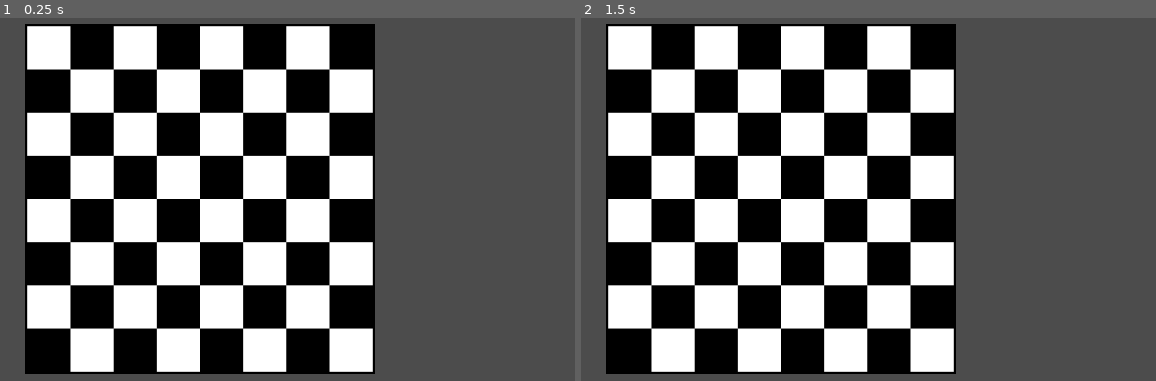
Above: before the commit, frames 1-2 (left to right).
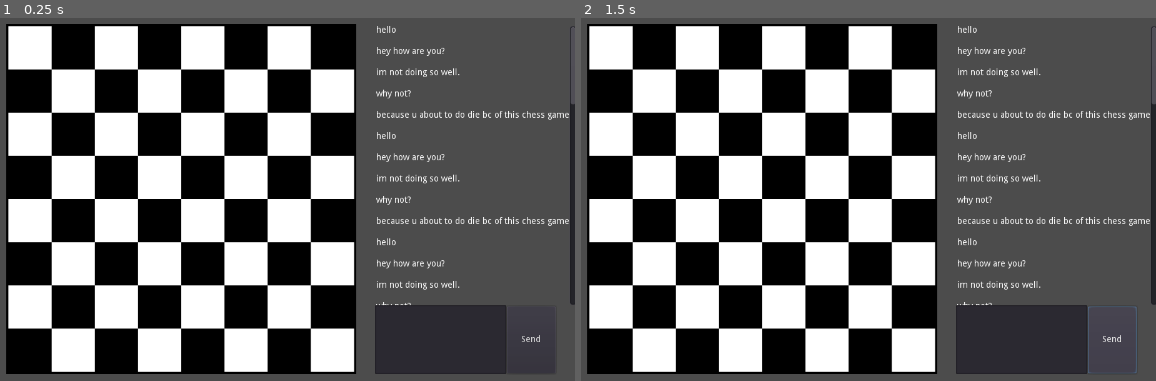
Above: after the commit, the same moments.

Repository: warez80/MultiplayerChess
Game: Godot game, scene res://Game_screen.tscn
The game is run twice, just before and just after one commit, with the same random seed, the same clock (stepped at 60 frames per second) and the same inputs.
Inputs (mouse positions are in pixels of both pictures, inside the frame that each line leads up to):
- Up to frame 1 (0.25 s): no input
- Up to frame 2 (1.5 s): click (1110, 341) at 0.5 s, where only the run after the commit has a clickable "Send"; click (1110, 341) at 1.25 s, where only the run after the commit has a clickable "Send"

The runs differ from the first frame. In frame 1, 36% of the frame differs, in the area x 1-100%, y 1-99%; in frame 2, 36%.

Commit message:
Add textbox with sample text, scroll container, and button to send message.

Diff:
--- /dev/null
+++ b/Game_Screen/Button.gd
@@ -0,0 +1,21 @@
+extends Button
+
+# class member variables go here, for example:
+# var a = 2
+# var b = "textvar"
+export(NodePath) var path
+
+signal send
+func _ready():
+	print("button ready")
+	pass
+
+# when the button is pressed, it'll send
+# a signal to all other nodes.
+func _pressed():
+	emit_signal("send")
+	print("send")
+
+
+func _process(delta):
+	pass
--- a/Game_Screen/Game_screen.tscn
+++ b/Game_Screen/Game_screen.tscn
@@ -1,7 +1,9 @@
-[gd_scene load_steps=3 format=2]
+[gd_scene load_steps=5 format=2]
 
 [ext_resource path="res://chess_board.png" type="Texture" id=1]
 [ext_resource path="res://Messages.gd" type="Script" id=2]
+[ext_resource path="res://TextEdit.gd" type="Script" id=3]
+[ext_resource path="res://Button.gd" type="Script" id=4]
 
 [node name="Screen" type="Container" index="0"]
 
@@ -20,7 +22,7 @@
 
 [node name="Chess_Board" type="Sprite" parent="." index="0"]
 
-position = Vector2( 679.993, 400.028 )
+position = Vector2( 649.993, 400.028 )
 scale = Vector2( 0.546875, 0.546875 )
 z_index = 98
 texture = ExtResource( 1 )
@@ -47,20 +49,19 @@
 anchor_top = 0.0
 anchor_right = 0.0
 anchor_bottom = 0.0
-margin_left = 1.0
-margin_top = -2.0
-margin_right = 211.0
-margin_bottom = 556.0
+margin_left = -107.0
+margin_right = 181.0
+margin_bottom = 447.0
 rect_pivot_offset = Vector2( 0, 0 )
 rect_clip_content = true
 mouse_filter = 0
 mouse_default_cursor_shape = 0
 size_flags_horizontal = 1
 size_flags_vertical = 1
-scroll_horizontal_enabled = true
+scroll_horizontal_enabled = false
 scroll_horizontal = 0
 scroll_vertical_enabled = true
-scroll_vertical = 0
+scroll_vertical = 1
 
 [node name="Messages" type="VBoxContainer" parent="Chat_Box/Scroll" index="2"]
 
@@ -73,10 +74,84 @@
 mouse_default_cursor_shape = 0
 size_flags_horizontal = 1
 size_flags_vertical = 1
-custom_constants/separation = 2
+custom_constants/separation = 20
 alignment = 0
 script = ExtResource( 2 )
-_sections_unfolded = [ "Margin", "custom_constants" ]
+_sections_unfolded = [ "Hint", "Margin", "Rect", "custom_constants" ]
 __meta__ = {
 "_edit_group_": true
 }
+
+[node name="Text_Input" type="Container" parent="." index="2"]
+
+anchor_left = 0.0
+anchor_top = 0.0
+anchor_right = 0.0
+anchor_bottom = 0.0
+margin_left = 960.0
+margin_top = 570.0
+margin_right = 1240.0
+margin_bottom = 680.0
+rect_pivot_offset = Vector2( 0, 0 )
+mouse_filter = 0
+mouse_default_cursor_shape = 0
+size_flags_horizontal = 1
+size_flags_vertical = 1
+
+[node name="TextEdit" type="TextEdit" parent="Text_Input" index="0"]
+
+anchor_left = 0.0
+anchor_top = 0.0
+anchor_right = 0.0
+anchor_bottom = 0.0
+margin_right = 210.0
+margin_bottom = 110.0
+rect_pivot_offset = Vector2( 0, 0 )
+focus_mode = 2
+mouse_filter = 0
+mouse_default_cursor_shape = 0
+size_flags_horizontal = 1
+size_flags_vertical = 1
+text = ""
+readonly = false
+highlight_current_line = false
+syntax_highlighting = false
+show_line_numbers = false
+highlight_all_occurrences = false
+override_selected_font_color = false
+context_menu_enabled = true
+smooth_scrolling = false
+v_scroll_speed = 80.0
+hiding_enabled = 0
+wrap_lines = false
+caret_block_mode = false
+caret_blink = false
+caret_blink_speed = 0.65
+caret_moving_by_right_click = true
+script = ExtResource( 3 )
+
+[node name="Button" type="Button" parent="Text_Input" index="1"]
+
+anchor_left = 0.0
+anchor_top = 0.0
+anchor_right = 0.0
+anchor_bottom = 0.0
+margin_left = 211.0
+margin_top = 2.0
+margin_right = 289.0
+margin_bottom = 109.0
+rect_pivot_offset = Vector2( 0, 0 )
+focus_mode = 2
+mouse_filter = 0
+mouse_default_cursor_shape = 0
+size_flags_horizontal = 1
+size_flags_vertical = 1
+toggle_mode = false
+enabled_focus_mode = 2
+shortcut = null
+group = null
+text = "Send"
+flat = false
+align = 1
+script = ExtResource( 4 )
+path = null
--- a/Game_Screen/Messages.gd
+++ b/Game_Screen/Messages.gd
@@ -2,13 +2,18 @@
 
 # sample message list
 
-var messages = ["h", "e", "l", "l", "o", " ", "n", "a", "s", "s", "i", "f", "a", "n", "d", "j", "u", "n"]
+var messages = ["hello", "hey how are you?", "im not doing so well.", "why not?", "because u about to do die bc of this chess game"]
 var children = []
 
 func _ready():
+	print("container reader")
+	for i in range(0, 10*len(messages)):
+		children.append(Label.new())
+		children[i].text = messages[i % (len(messages))]
 
-	for i in range(0, len(messages)):
-		children.append(Control.new())
+	#for i in range(0, len(children)):
+	#	children[i].text = messages[i % (len(messages))]
+
 
 func check_for_new_message():
 	# add new child to children if there are any new messages
@@ -19,10 +24,14 @@
 	# Check for new messages
 	check_for_new_message()
 
-	for i in range(0, len(messages)):
+	for i in range(0, len(children)):
 		add_child(children[i])
 
-	print("number of children: " + str(self.get_child_count()))
+	#var x = self.get_children();
+	#print("number of children: " + str(self.get_child_count()))
+
+
+
 
 
 #func _process(delta):
--- /dev/null
+++ b/Game_Screen/TextEdit.gd
@@ -0,0 +1,20 @@
+extends TextEdit
+
+func _ready():
+	print("textbox ready")
+
+func _process(delta):
+	var send_button = get_node("../Button")
+	send_button.connect("send", self, "send_message")
+
+func send_message():
+	if(self.text != ""):
+		# need to send message and then clear the textEdit box
+		pass
+
+
+
+#func _process(delta):
+#	# Called every frame. Delta is time since last frame.
+#	# Update game logic here.
+#	pass
Binary file added: Game_Screen/normal_but.jpg
Not shown, added: Game_Screen/normal_but.jpg.import
Binary file added: Game_Screen/normal_but.png
Not shown, added: Game_Screen/normal_but.png.import
Binary file added: Game_Screen/pressed.jpg
Not shown, added: Game_Screen/pressed.jpg.import
Binary file added: Game_Screen/pressed.png
Not shown, added: Game_Screen/pressed.png.import
